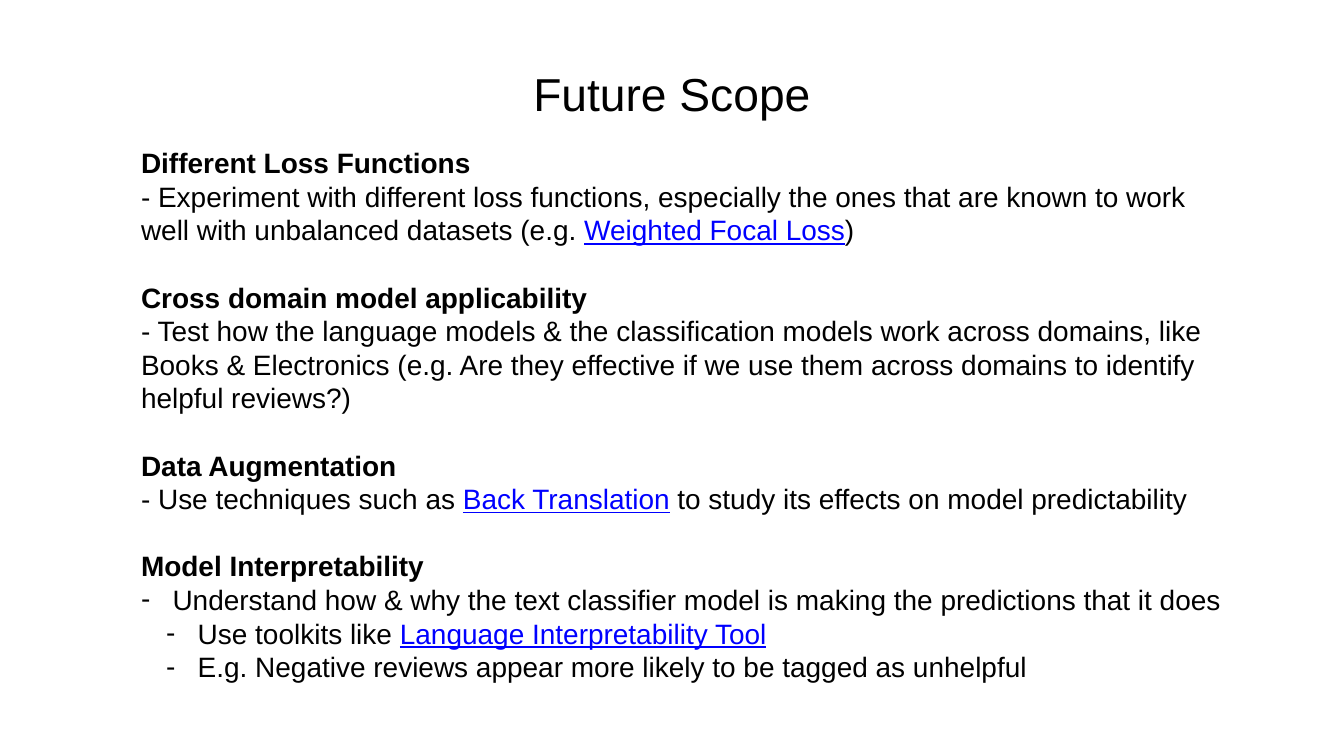
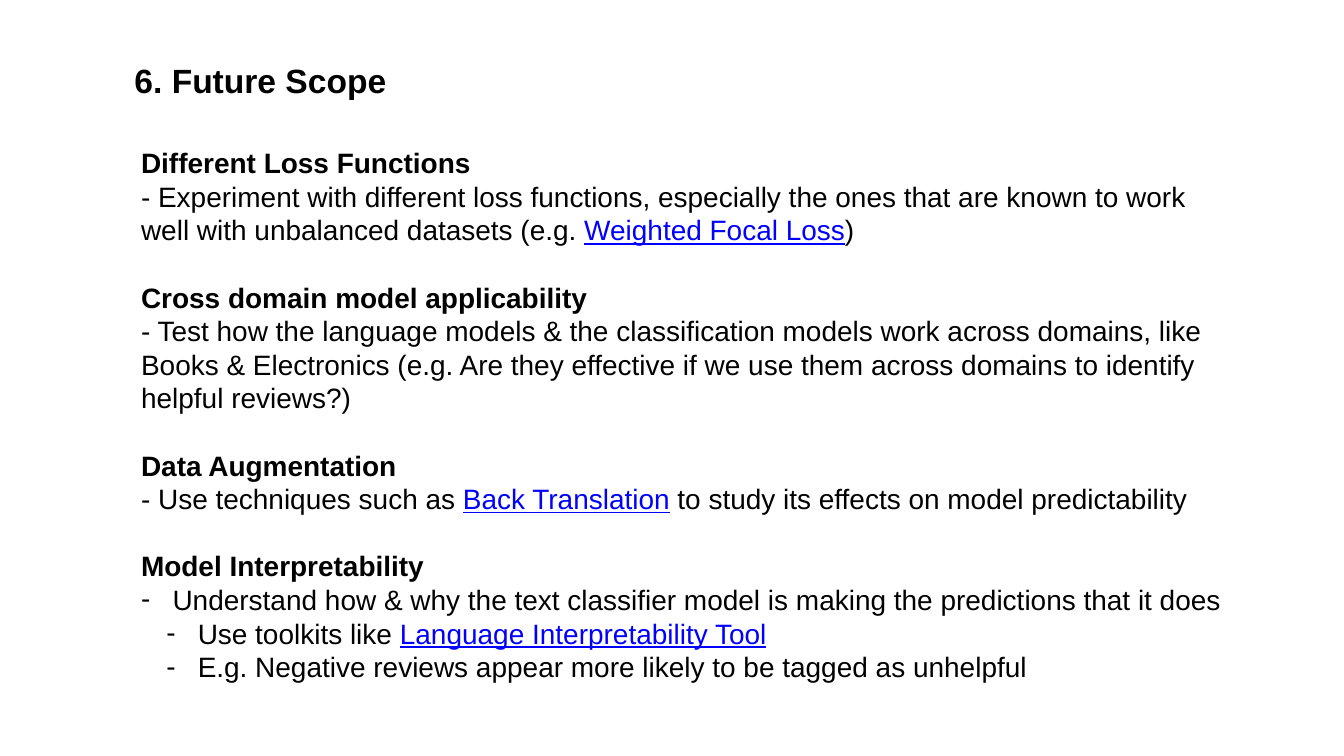
Before and after one commit to postprandial/fastai-amazonreview, a slide deck: slide 12 of Amazon_Review_Helpfulness_NLP-1-ONLINE.pptx. Drawn at 1344x756 pixels with LibreOffice and Linux fonts; fonts in the diff are those of the drawing. Boxes give left, top, right and bottom in pixels: in the first picture for what was removed or moved away, otherwise in the second. Text is boxed around its words. In the diff, an @@ line names an element or a change of style, - is before the commit and + after.

```diff
--- a/Amazon_Review_Helpfulness_NLP-1-ONLINE.pptx
+++ b/Amazon_Review_Helpfulness_NLP-1-ONLINE.pptx
@@ text at <box>134,69,386,99</box>: text changed; size 66 to 48 pt; bold on @@
-Future Scope
+6. Future Scope
```
Also in this commit, not shown: 12 other slides changed, 3 other files.
